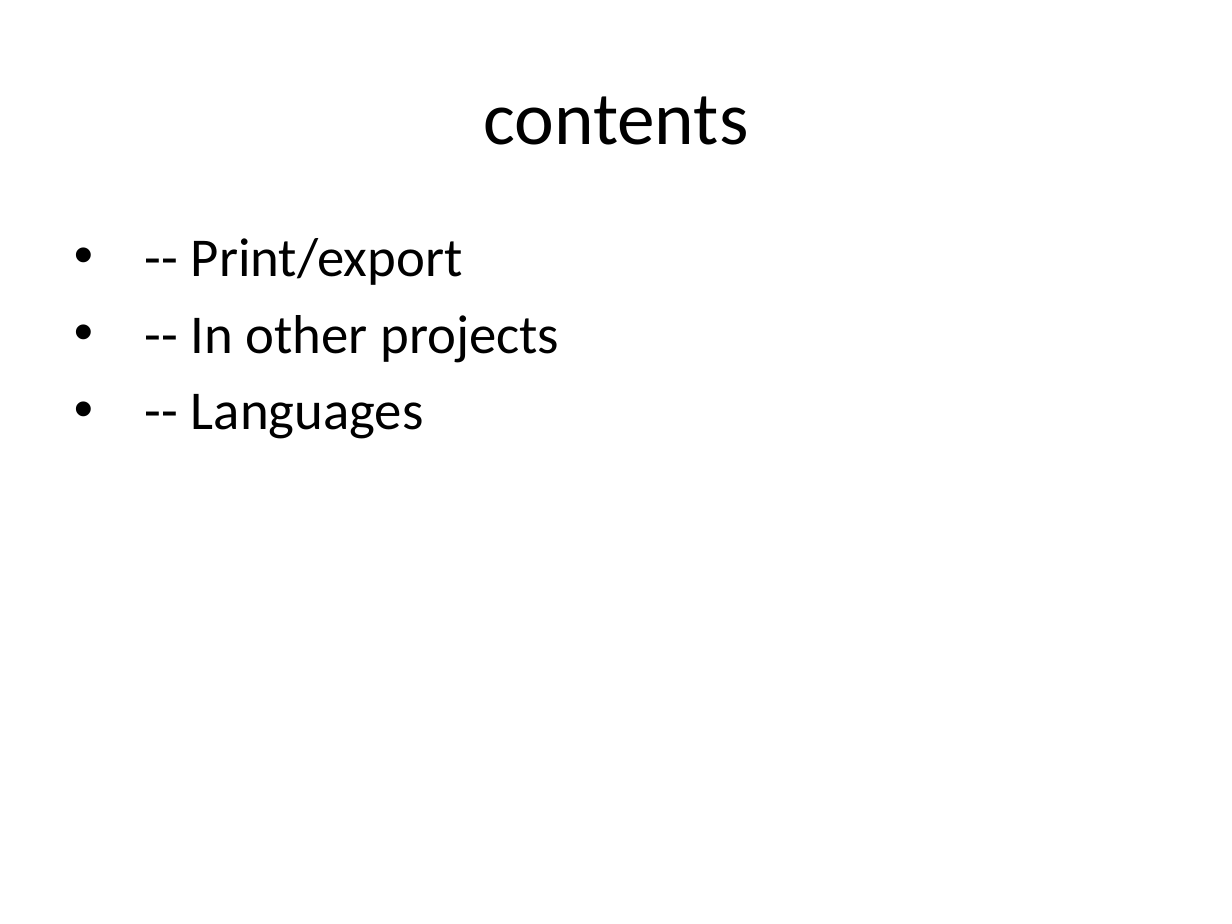
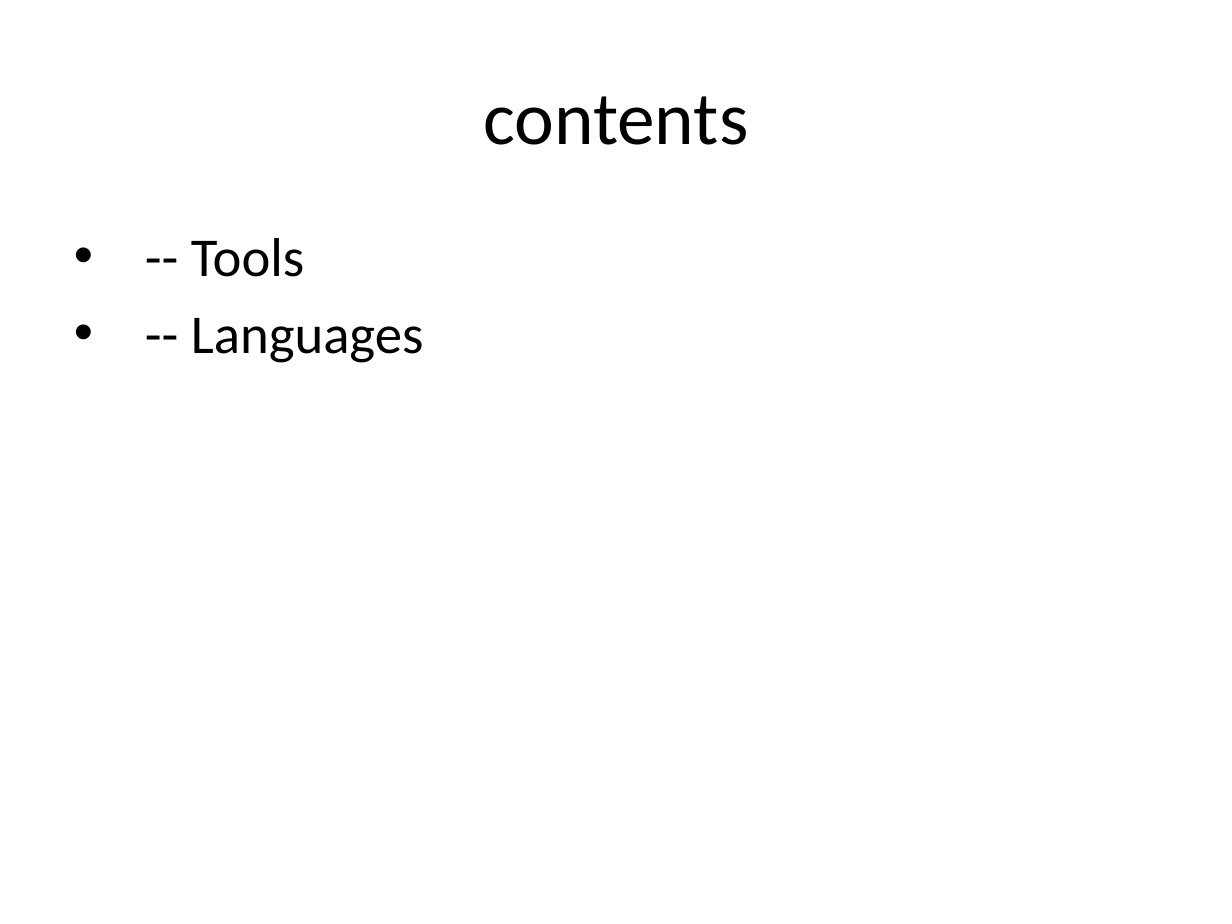
Before and after one commit to eppisai/Uplift---Smart-educational-Platform, a slide deck: slide 3 of AutoPPT-main/AutoPPT-main/something.pptx (slide 4 before the commit). Drawn at 1232x924 pixels with LibreOffice and Linux fonts; fonts in the diff are those of the drawing. Boxes give left, top, right and bottom in pixels: in the first picture for what was removed or moved away, otherwise in the second. Text is boxed around its words. In the diff, an @@ line names an element or a change of style, - is before the commit and + after.

```diff
--- a/AutoPPT-main/AutoPPT-main/something.pptx
+++ b/AutoPPT-main/AutoPPT-main/something.pptx
@@ text at box(191, 238, 305, 277): text changed @@
-• -- Print/export
-• -- In other projects
+• -- Tools
```
Also in this commit, not shown: 1 other slide changed, 1 slide added, 12 slides removed, 2 other files.
